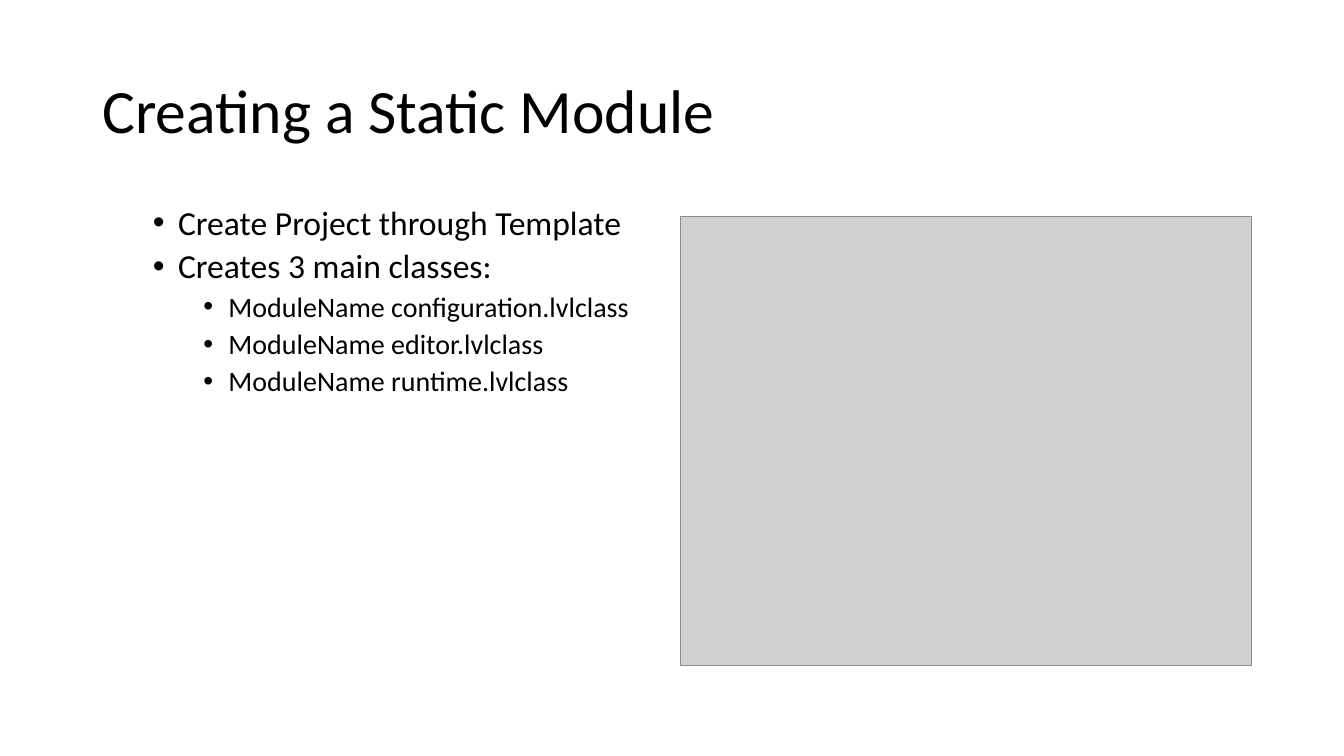
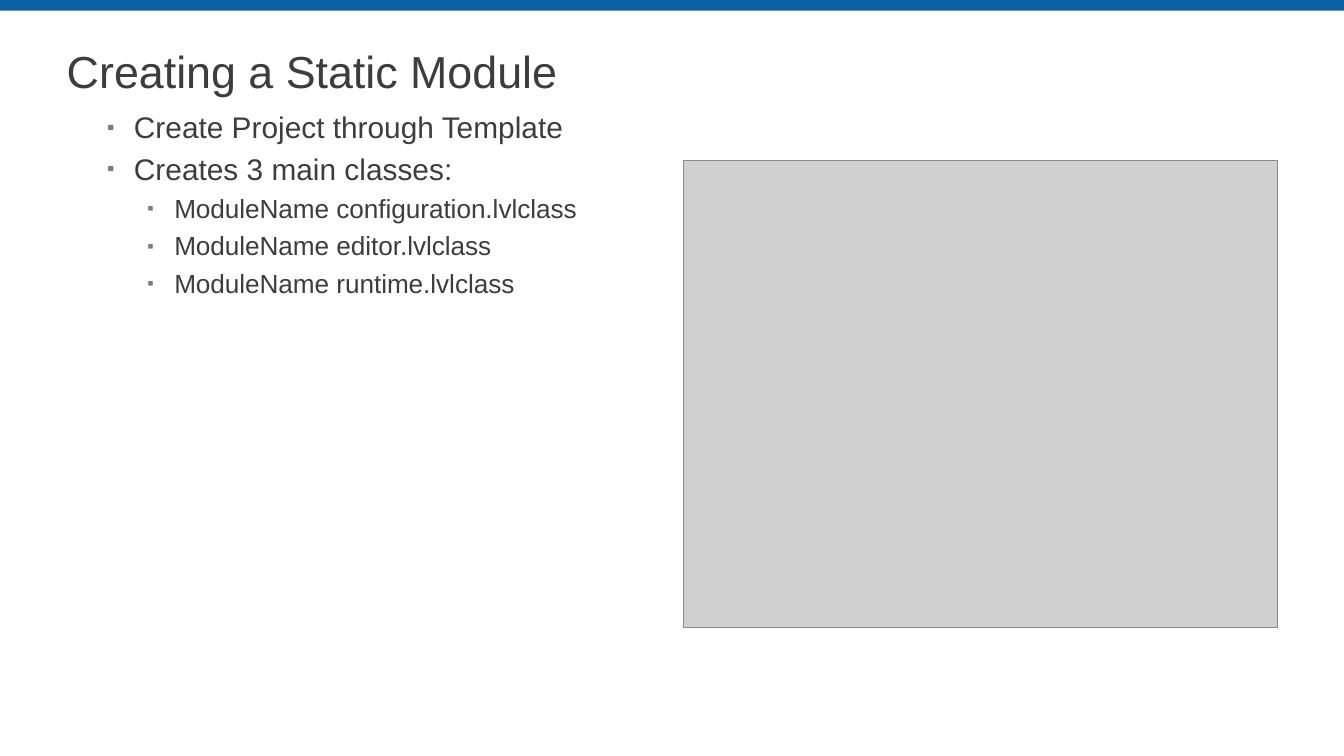
Before and after one commit to LabVIEW-DCAF/Documentation, a slide deck: slide 8 of Trunk/Getting Started Material/DCAF Training/6 Static Modules.pptx. Drawn at 1344x756 pixels with LibreOffice and Linux fonts; fonts in the diff are those of the drawing; grey boxes stand for pictures; background and template pictures are left out. Boxes give left, top, right and bottom in pixels: in the first picture for what was removed or moved away, otherwise in the second. Text is boxed around its words. In the diff, an @@ line names an element or a change of style, - is before the commit and + after.

Commit message:
Fixed templates
All slide decks that I had worked on had a mix of different templates from many years. I deleted all the slide masters for the older versions to have a consistent scheme.

```diff
--- a/Trunk/Getting Started Material/DCAF Training/6 Static Modules.pptx
+++ b/Trunk/Getting Started Material/DCAF Training/6 Static Modules.pptx
@@ rectangle added at (0, 0, 1344, 11), fill #0A60A3 @@
@@ title "Creating a Static Module": place and size @@
-title "Creating a Static Module" at (102, 90, 715, 144)
+title "Creating a Static Module" at (67, 55, 557, 97)
@@ title "Creating a Static Module" at (67, 55, 557, 97): size 44 to 32 pt, font Calibri to Arial, text colour #000000 to #3D3D3D @@
@@ text "Create Project through Template": place and size @@
-text "Create Project through Template" at (178, 211, 628, 392)
+text "Create Project through Template" at (134, 116, 576, 294)
@@ text "Create Project through Template" at (134, 116, 576, 294): size 24 to 21.3 pt in "Create Project through Template", "Creates 3 main classes:"; font Calibri to Arial, text colour #000000 to #3D3D3D; size 20 to 18.7 pt in "ModuleName configuration.lvlclass", "ModuleName editor.lvlclass", "ModuleName runtime.lvlclass"; bullet • to ▪; more space between paragraphs @@
@@ picture: place and size @@
-picture at (681, 217, 1252, 665)
+picture at (684, 161, 1277, 628)
```
Also in this commit, not shown: 18 other slides changed, 2 other files.
